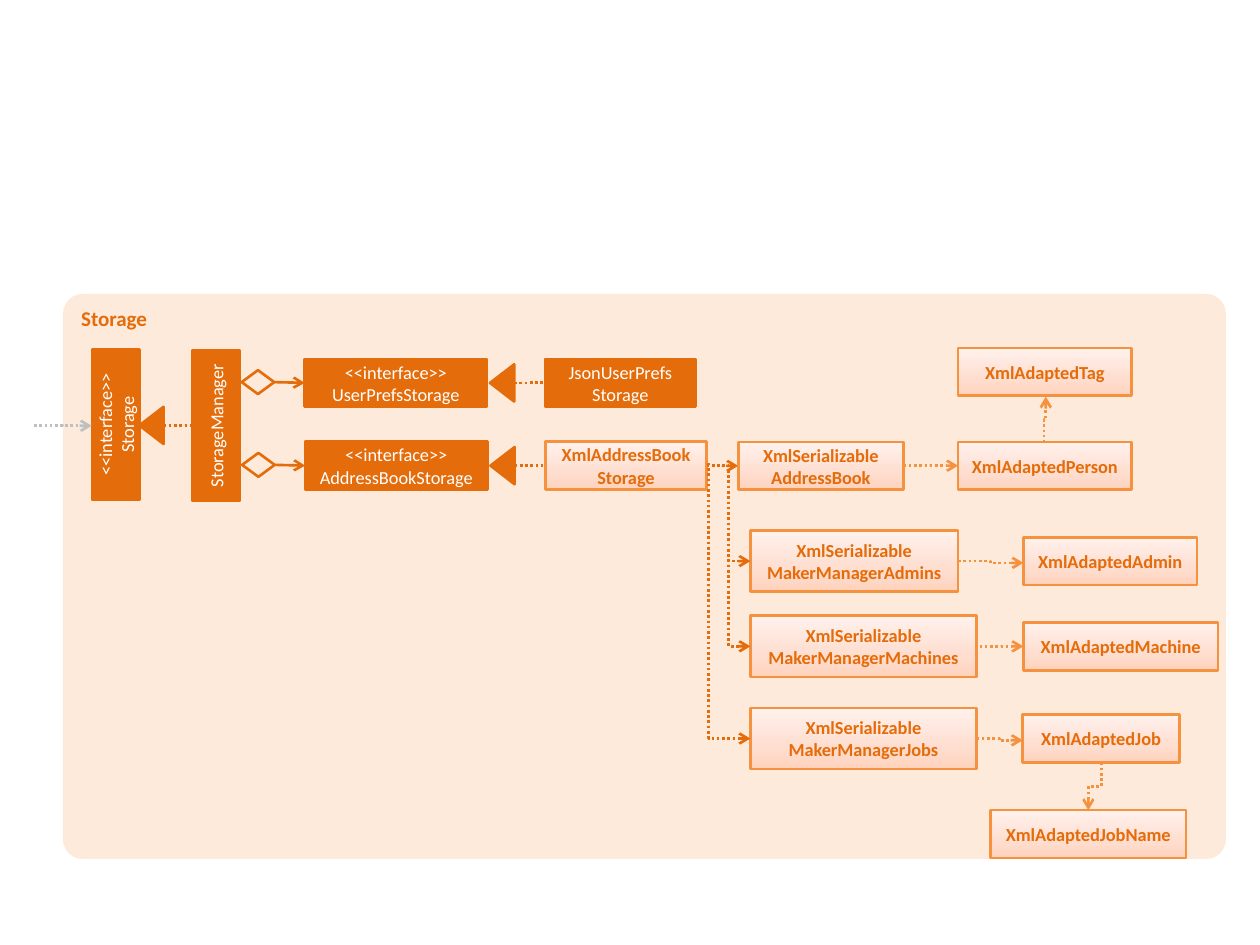
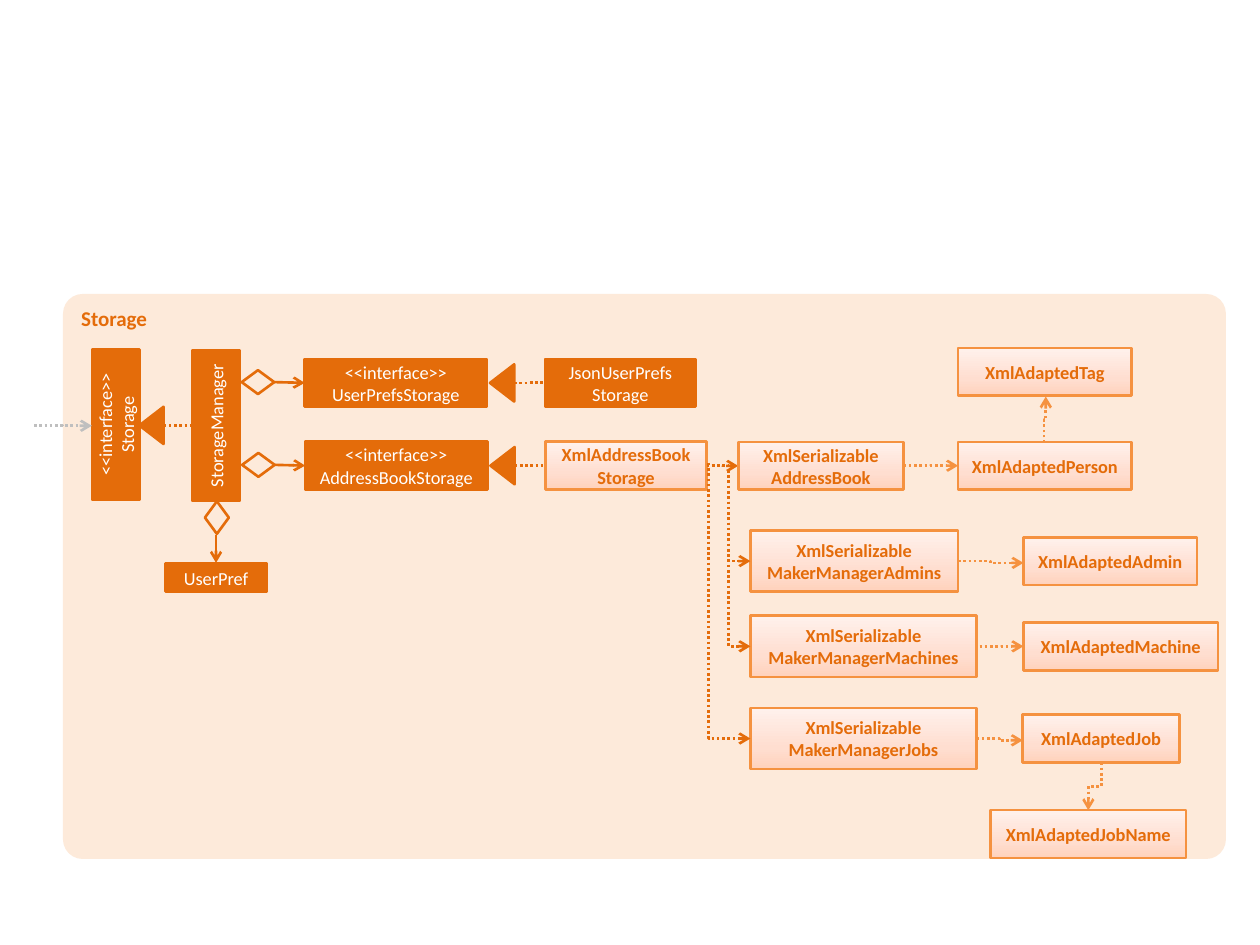
Before and after one commit to trufflepirate/main, a slide deck: slide 1 of docs/diagrams/StorageComponentClassDiagram.pptx. Drawn at 1260x945 pixels with LibreOffice and Linux fonts; fonts in the diff are those of the drawing. Boxes give left, top, right and bottom in pixels: in the first picture for what was removed or moved away, otherwise in the second. Text is boxed around its words. In the diff, an @@ line names an element or a change of style, - is before the commit and + after.

```diff
--- a/docs/diagrams/StorageComponentClassDiagram.pptx
+++ b/docs/diagrams/StorageComponentClassDiagram.pptx
@@ diamond added at (205, 501, 229, 534), outline #E46C0A 1.5 pt @@
@@ arrow added from (215, 534) to (215, 563), #E46C0A 1.5 pt @@
@@ rectangle added at (165, 563, 267, 591), fill #E46C0A, outline #E46C0A 1.5 pt, 10.5 pt, text #FFFFFF @@
+UserPref
```
Also in this commit, not shown: 10 other files.
